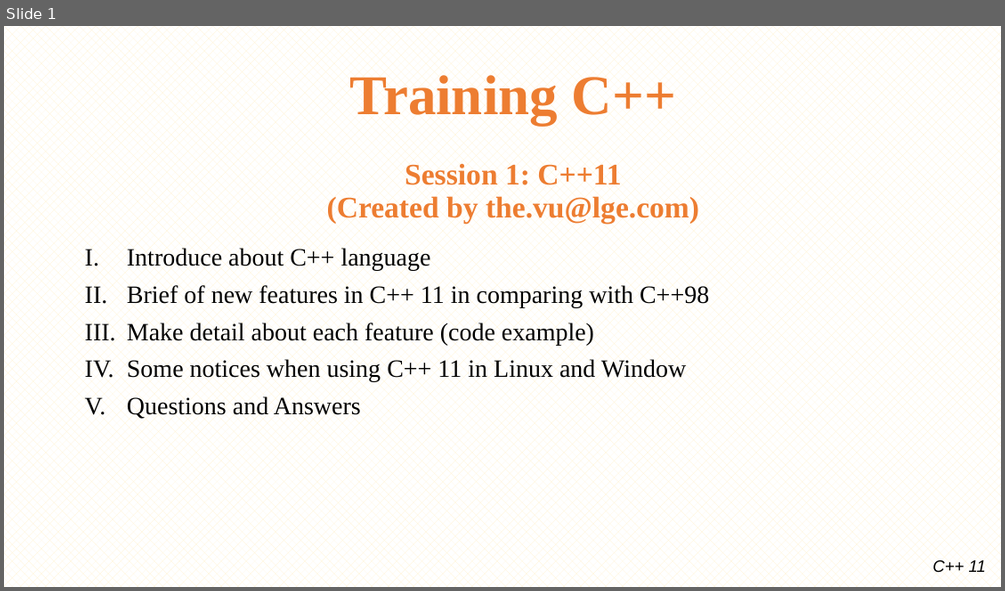
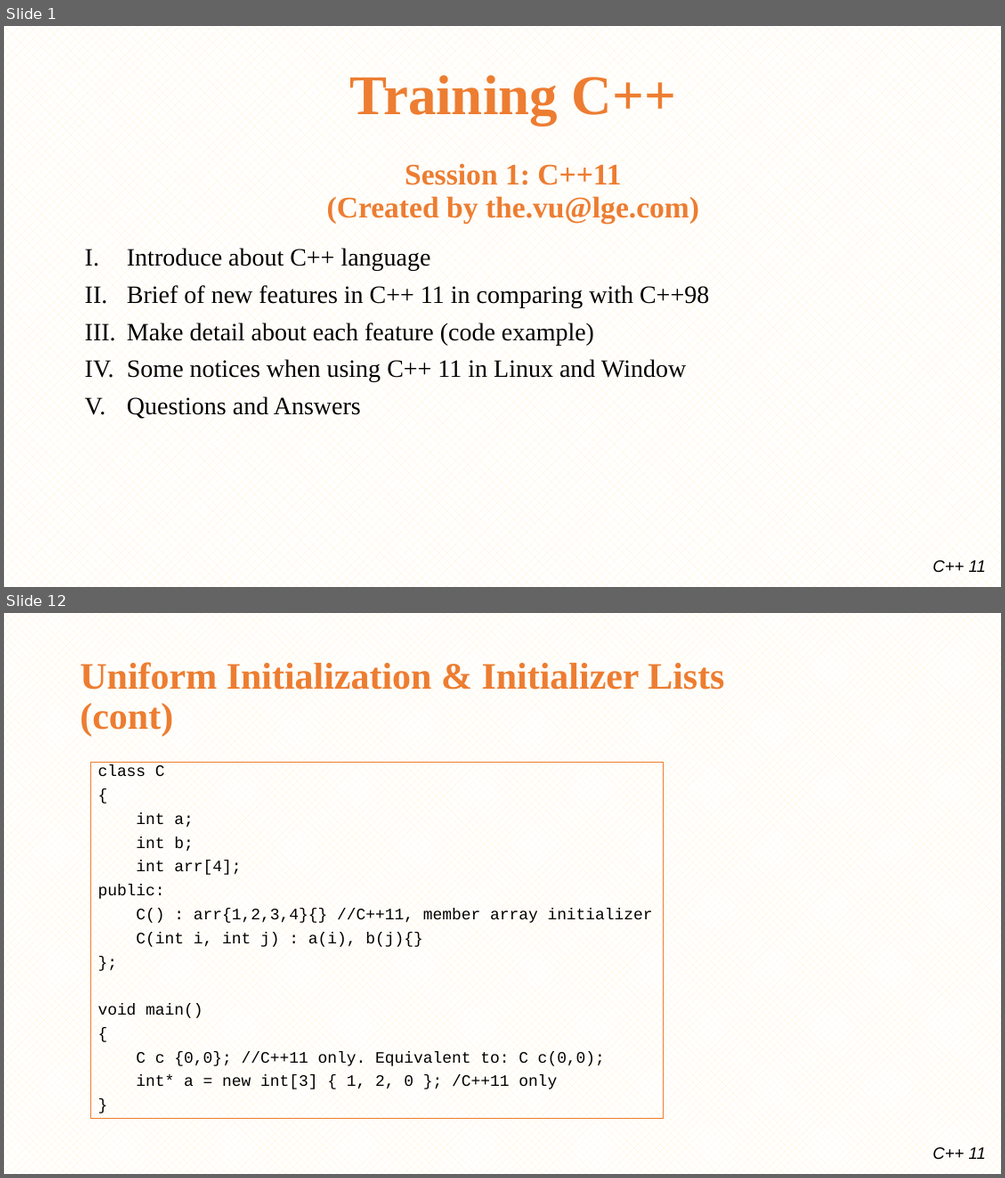
Before and after one commit to minhthedt/hello-world, a slide deck: Training/LG_Training_C++11.pptx. Shown one above the other, each under a label of ours: slide 1 before the commit, slides 1 and 12 after it; the slides between them are not shown. The pictures are 1005x591 and 1005x1178 pixels, drawn with LibreOffice and Linux fonts; fonts in the diff are those of the drawing; background and template pictures are left out. Boxes give left, top, right and bottom in pixels: in the first picture for what was removed or moved away, otherwise in the second. Text is boxed around its words. In the diff, an @@ line names an element or a change of style, - is before the commit and + after.

```diff
--- a/Training/LG_Training_C++11.pptx
+++ b/Training/LG_Training_C++11.pptx
@@ slide 12 added at [4, 613, 1001, 1174], background pattern #FFF2CC on #FFFFFF; not listed: 1 template element that a slide beside it also shows @@
@@ title added at [80, 662, 724, 736], 36 pt, text #ED7D31, bold @@
+Uniform Initialization & Initializer Lists
+(cont)
@@ text added at [90, 763, 663, 1119], outline #ED7D31 0.75 pt, 15.4 pt, text #000000 @@
+class C
+{
+int a;
+int b;
+int arr[4];
+public:
+C() : arr{1,2,3,4}{} //C++11, member array initializer
+C(int i, int j) : a(i), b(j){}
+};
+void main()
+{
+C c {0,0}; //C++11 only. Equivalent to: C c(0,0);
+int* a = new int[3] { 1, 2, 0 }; /C++11 only
+}
```
Also in this commit, not shown: 4 slides changed, 34 other slides added, 9 slides removed, 21 other files.
